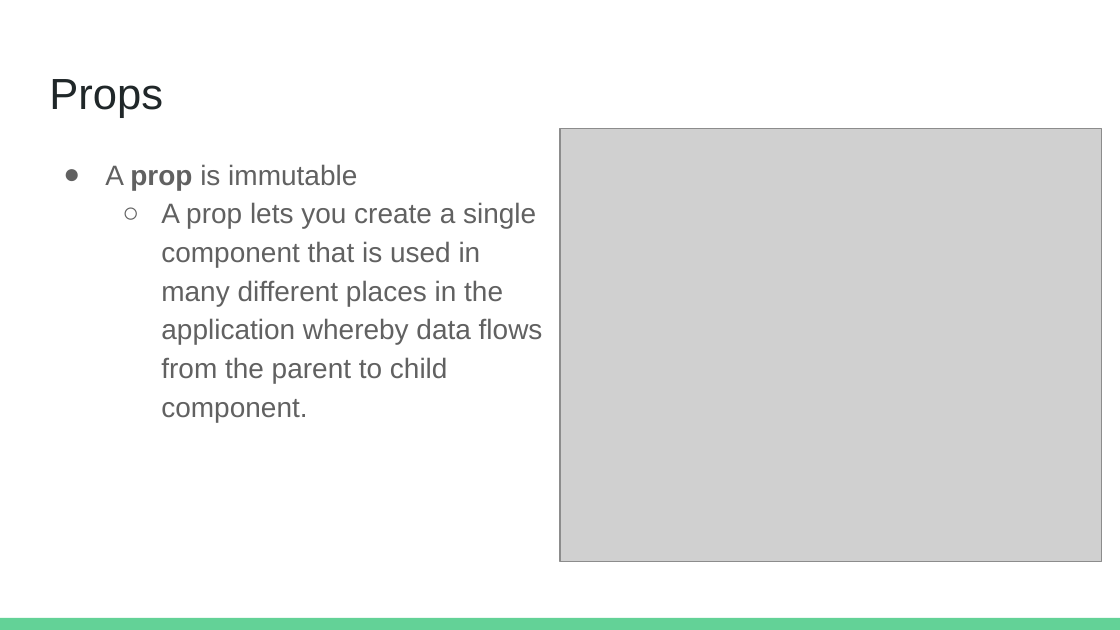
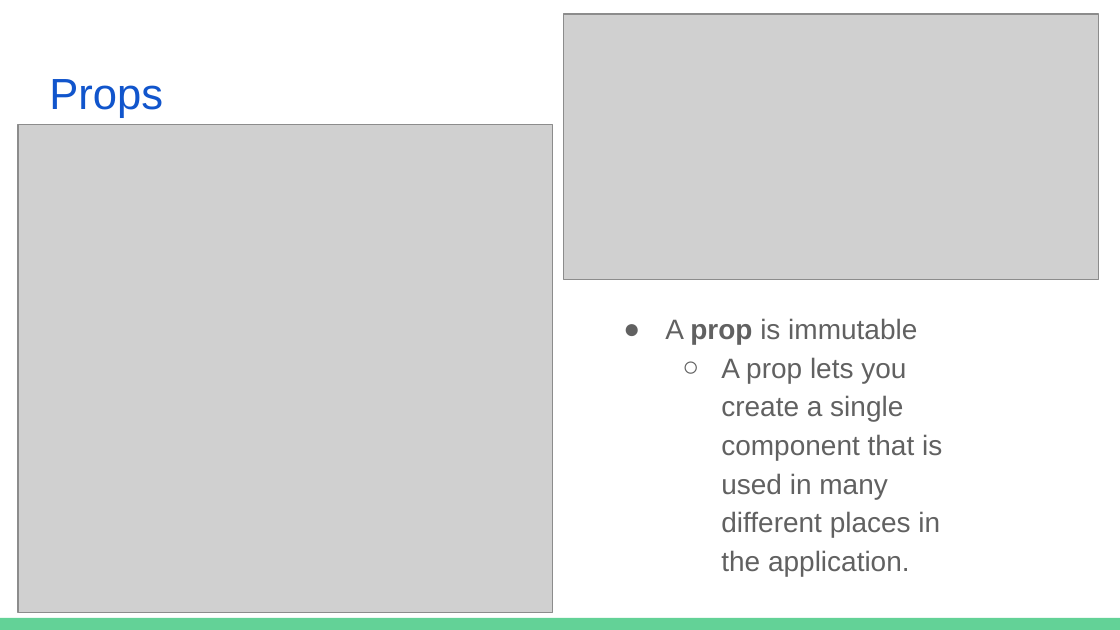
Before and after one commit to chasemoy/lightning-talk, a slide deck: slide 7 of Lightning Talk.pptx. Drawn at 1120x630 pixels with LibreOffice and Linux fonts; fonts in the diff are those of the drawing; grey boxes stand for pictures. Boxes give left, top, right and bottom in pixels: in the first picture for what was removed or moved away, otherwise in the second. Text is boxed around its words. In the diff, an @@ line names an element or a change of style, - is before the commit and + after.

```diff
--- a/Lightning Talk.pptx
+++ b/Lightning Talk.pptx
@@ picture resized from (x1=560, y1=129, x2=1101, y2=562) to (x1=563, y1=13, x2=1098, y2=279) @@
@@ title "Props" at (x1=49, y1=79, x2=163, y2=118): text colour #202729 to #1155CC @@
@@ picture added at (x1=18, y1=124, x2=552, y2=613) @@
@@ text "A prop is immutable" moved from (x1=105, y1=164, x2=543, y2=422) to (x1=665, y1=318, x2=942, y2=576) @@
@@ text at (x1=721, y1=357, x2=942, y2=576): text changed @@
-  ○ A prop lets you create a single component that is used in many different places in the application whereby data flows from the parent to child component.
+  ○ A prop lets you create a single component that is used in many different places in the application.
```
